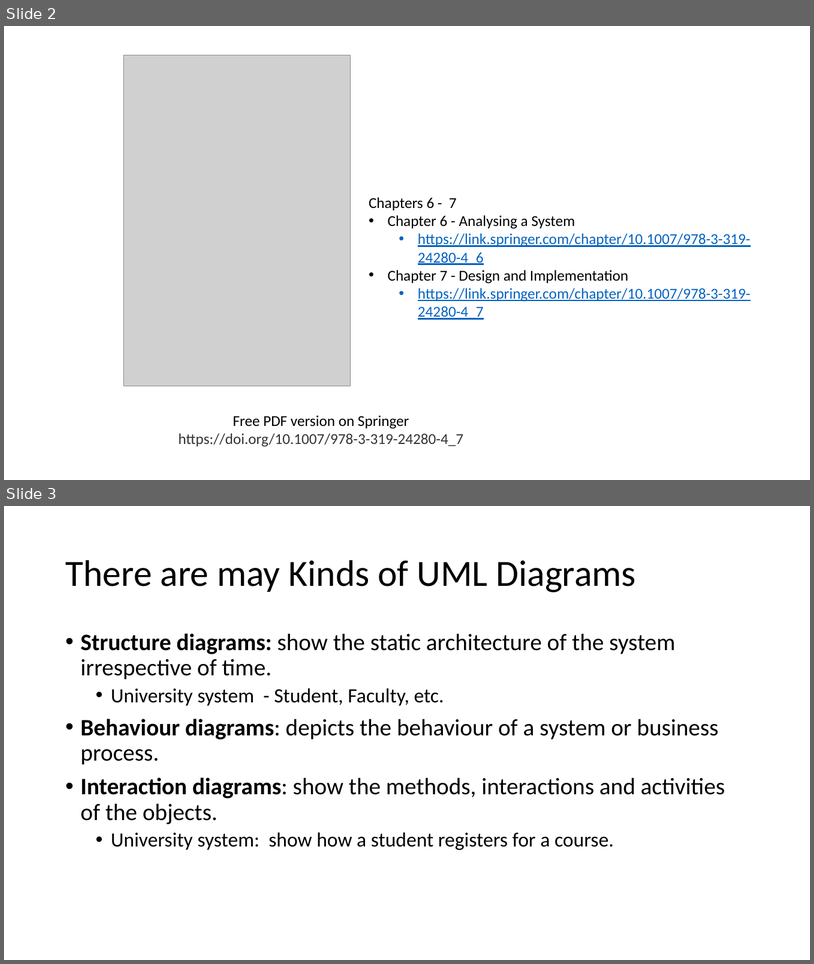
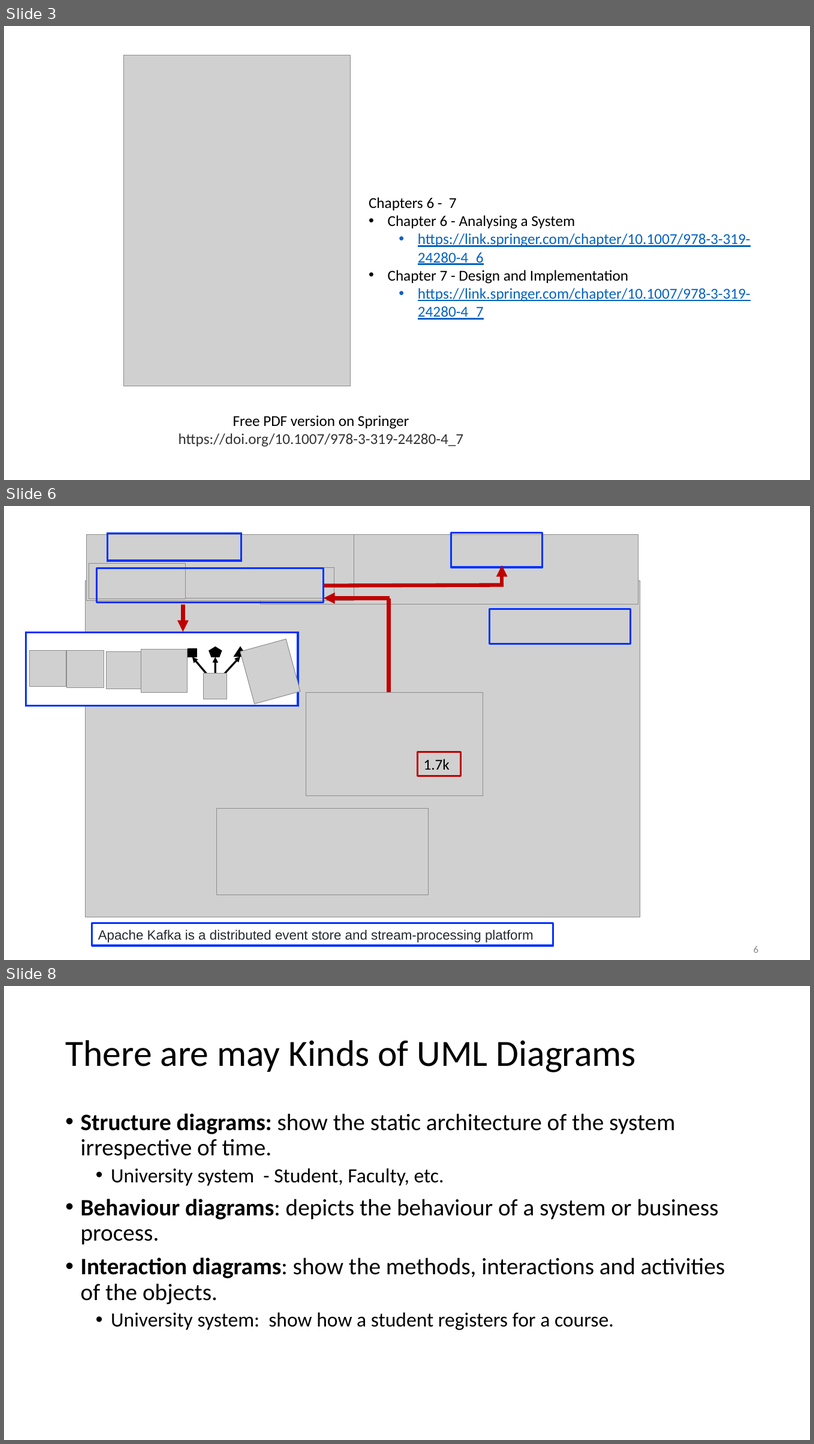
Before and after one commit to johnxu21/johnxu21.github.io, a slide deck: teaching/CS472/Timetable/OOD-V2.pptx. Shown one above the other, each under a label of ours: slides 2 and 3 before the commit, slides 3, 6 and 8 after it; the slides between them are not shown. The pictures are 814x964 and 814x1444 pixels, drawn with LibreOffice and Linux fonts; fonts in the diff are those of the drawing; grey boxes stand for pictures. Boxes give left, top, right and bottom in pixels: in the first picture for what was removed or moved away, otherwise in the second. Text is boxed around its words. In the diff, an @@ line names an element or a change of style, - is before the commit and + after.

```diff
--- a/teaching/CS472/Timetable/OOD-V2.pptx
+++ b/teaching/CS472/Timetable/OOD-V2.pptx
@@ slide 6 added at (x1=4, y1=506, x2=810, y2=960), background #FFFFFF @@
@@ picture added at (x1=87, y1=534, x2=354, y2=600) @@
@@ rectangle added at (x1=107, y1=533, x2=241, y2=561), outline #0432FF 2.25 pt @@
@@ picture added at (x1=260, y1=534, x2=639, y2=604) @@
@@ rectangle added at (x1=452, y1=532, x2=543, y2=567), outline #0432FF 2.25 pt @@
@@ picture added at (x1=89, y1=564, x2=185, y2=599) @@
@@ rectangle added at (x1=96, y1=568, x2=323, y2=602), outline #0432FF 2.25 pt @@
@@ picture added at (x1=165, y1=568, x2=335, y2=598) @@
@@ arrow added from (503, 586) to (503, 565), #C00000 4.5 pt @@
@@ picture added at (x1=85, y1=580, x2=641, y2=917) @@
@@ line added from (324, 586) to (504, 585), #C00000 4.5 pt @@
@@ group added at (x1=306, y1=598, x2=483, y2=796): 1 picture, 1 rectangle, 1 line, 1 arrow @@
+1.7k
@@ rectangle added at (x1=490, y1=609, x2=631, y2=644), outline #0432FF 2.25 pt @@
@@ group added at (x1=26, y1=604, x2=301, y2=706): 6 pictures, 4 arrows, 2 rectangles, 1 pentagon, 1 triangle @@
@@ picture added at (x1=217, y1=808, x2=429, y2=894) @@
@@ rectangle added at (x1=92, y1=923, x2=554, y2=945), outline #0432FF 2.25 pt, 16 pt, text #24292F @@
+Apache Kafka is a distributed event store and stream-processing platform
@@ page number added at (x1=754, y1=945, x2=759, y2=952), 12 pt, text #888888 @@
+6
@@ what was slide 2 is now slide 3 @@
@@ what was slide 3 is now slide 8 @@
```
Also in this commit, not shown: 7 slides changed, 7 other slides added, 1 slide removed, 2 other files.
